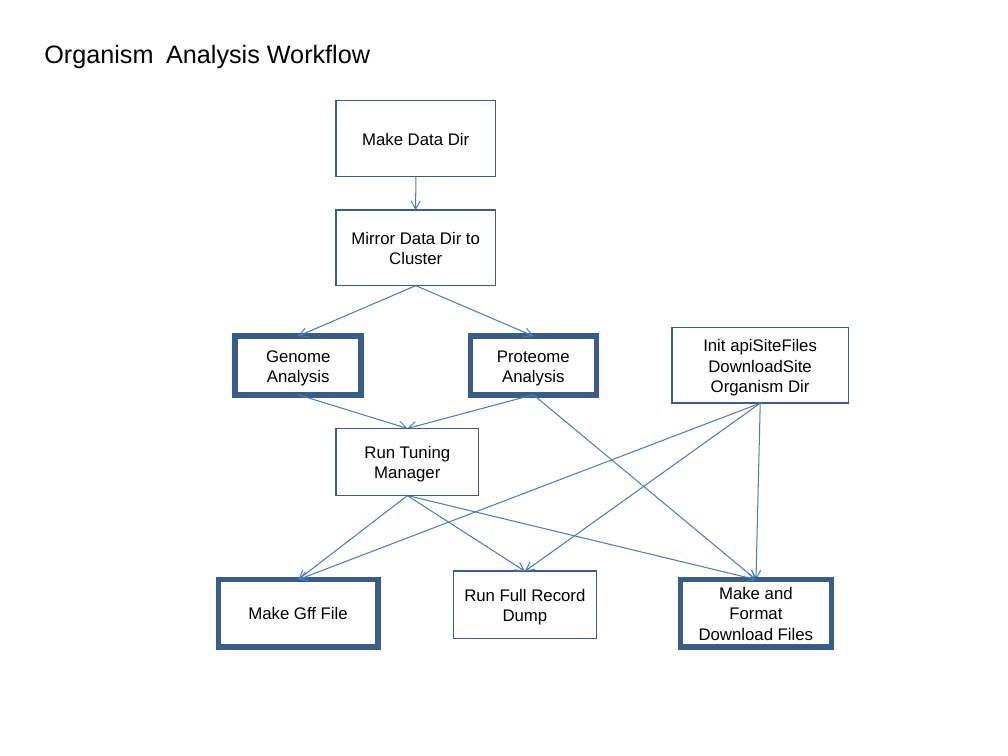
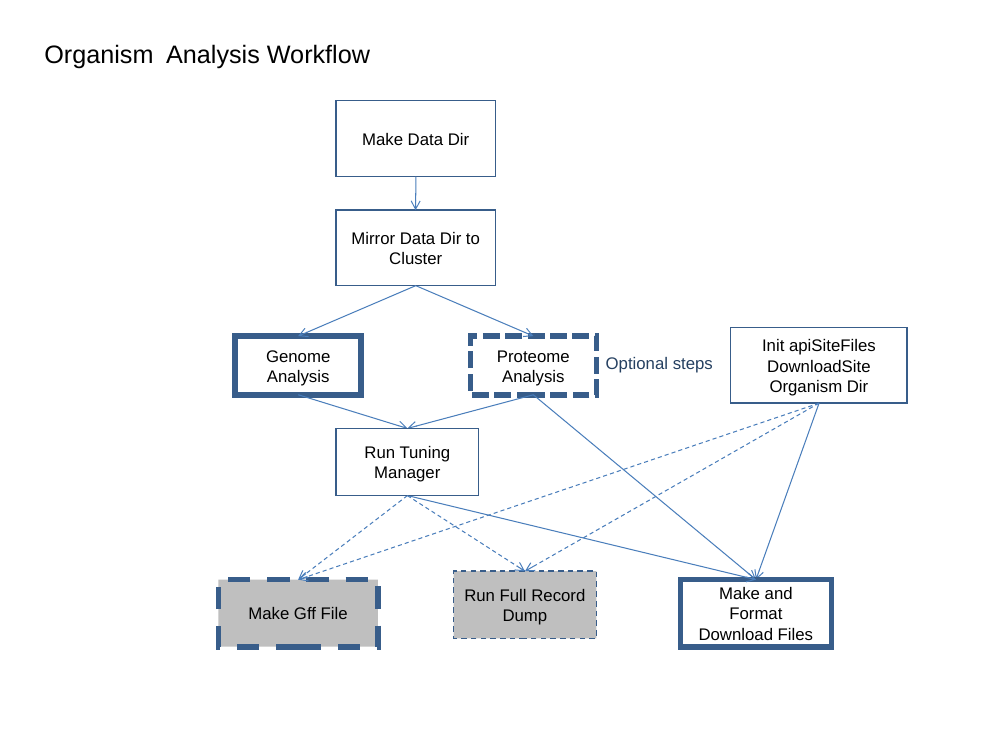
Before and after one commit to VEuPathDB/ApiCommonData, a slide deck: slide 4 of Load/doc/workflow/AnalysisWorkflow.ppt (slide 3 before the commit). Drawn at 1008x756 pixels with LibreOffice and Linux fonts; fonts in the diff are those of the drawing. Boxes give left, top, right and bottom in pixels: in the first picture for what was removed or moved away, otherwise in the second. Text is boxed around its words. In the diff, an @@ line names an element or a change of style, - is before the commit and + after.

```diff
--- a/Load/doc/workflow/AnalysisWorkflow.ppt
+++ b/Load/doc/workflow/AnalysisWorkflow.ppt
@@ rectangle "Init apiSiteFiles DownloadSite Organism Dir": place and size @@
-rectangle "Init apiSiteFiles DownloadSite Organism Dir" at <box>672,328,849,403</box>
+rectangle "Init apiSiteFiles DownloadSite Organism Dir" at <box>731,328,907,403</box>
@@ rectangle "Proteome Analysis" at <box>471,336,597,394</box>: outline #385D8A 4 pt to #385D8A 4 pt dashed @@
@@ text added at <box>606,357,713,373</box>, 12 pt, text #254061 @@
+Optional steps
@@ arrow moved from (760, 403) - (298, 580) to (820, 403) - (298, 580) @@
@@ arrow (820, 403) - (298, 580): stroke #4A7EBB 0.74 pt to #4A7EBB 0.74 pt dashed @@
@@ arrow moved from (760, 403) - (525, 572) to (820, 403) - (525, 572) @@
@@ arrow (820, 403) - (525, 572): stroke #4A7EBB 0.74 pt to #4A7EBB 0.74 pt dashed @@
@@ arrow moved from (760, 403) - (756, 580) to (820, 403) - (756, 580) @@
@@ arrow (407, 496) - (298, 580): stroke #4A7EBB 0.74 pt to #4A7EBB 0.74 pt dashed @@
@@ arrow (407, 496) - (525, 572): stroke #4A7EBB 0.74 pt to #4A7EBB 0.74 pt dashed @@
@@ rectangle "Make Gff File" at <box>219,580,378,647</box>: fill #FFFFFF to #BFBFBF; outline #385D8A 4 pt to #385D8A 4 pt dashed @@
@@ rectangle "Run Full Record Dump" at <box>454,572,597,639</box>: fill #FFFFFF to #BFBFBF; outline #385D8A 0.99 pt to #385D8A 0.99 pt dashed @@
```
Also in this commit, not shown: 4 other slides changed, 7 slides added.
